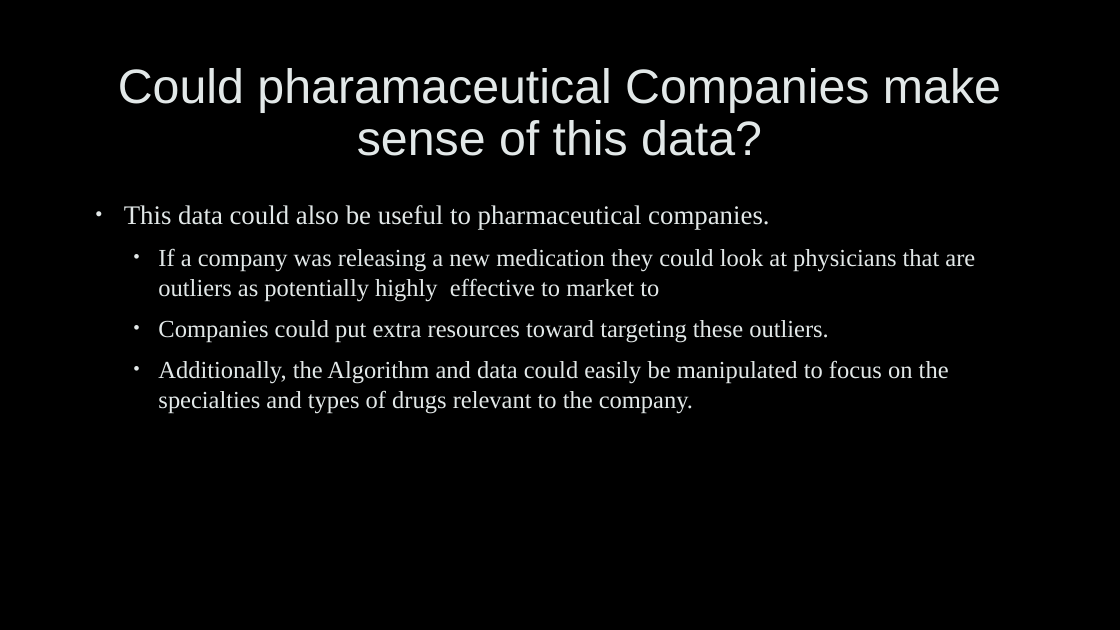
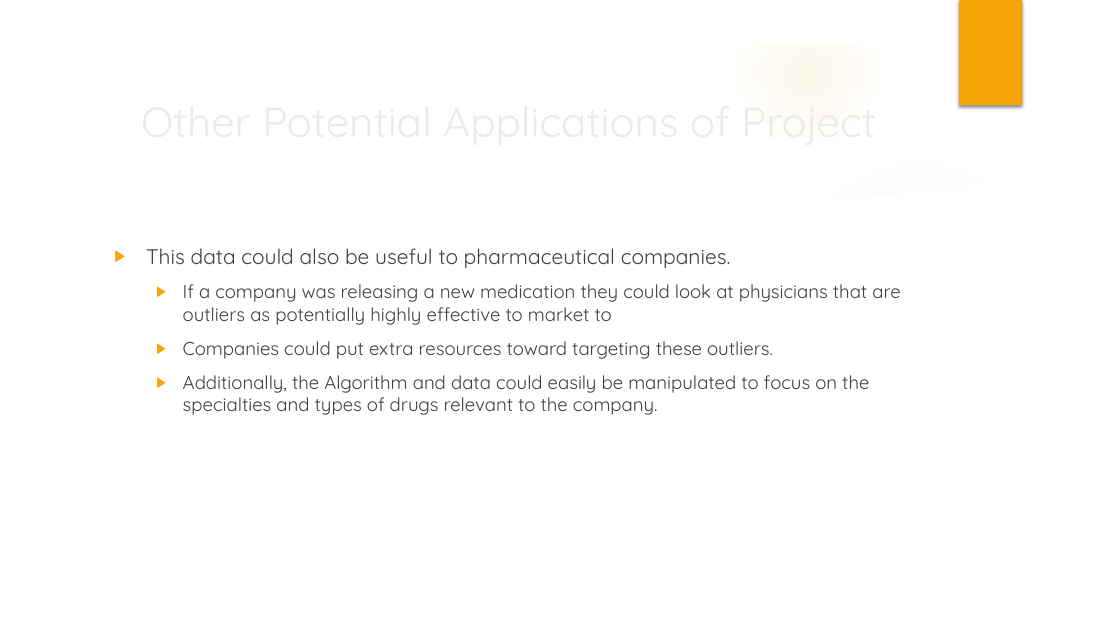
Before and after one commit to spiegelcolorado/Capstone-2-Final, a slide deck: slide 12 of Medicare_Rx_Slides.pptx (slide 11 before the commit). Drawn at 1120x630 pixels with LibreOffice and Linux fonts; fonts in the diff are those of the drawing; background and template pictures are left out. Boxes give left, top, right and bottom in pixels: in the first picture for what was removed or moved away, otherwise in the second. Text is boxed around its words. In the diff, an @@ line names an element or a change of style, - is before the commit and + after.

```diff
--- a/Medicare_Rx_Slides.pptx
+++ b/Medicare_Rx_Slides.pptx
@@ group added at (0, 0, 1120, 630): 6 ellipses, 3 freeform shapes @@
@@ rectangle added at (960, 0, 1023, 105), fill #F5A408 @@
@@ text "This data could also be ...": place and size @@
-text "This data could also be ..." at (124, 205, 975, 413)
+text "This data could also be ..." at (146, 248, 900, 415)
@@ text "This data could also be ..." at (146, 248, 900, 415): size 23 to 18 pt in "This data could also be useful to ..."; font Times New Roman to Quicksand, text colour #E2E8E8 to #404040, letter outline #404040 0.75 pt to none; size 21 to 16 pt in "If a company was releasing a new ...", "Companies could put extra resources toward targeting ...", "Additionally, the Algorithm and data could easily ..."; bullet • to ▶; line spacing 1.1 to 1; bullet colour #E2E8E8 to #F5A408 @@
@@ title at (367, 397, 385, 411): text changed; size 41.4 to 36 pt; font Arial to Quicksand; text colour #E2E8E8 to #EBEBEB @@
-Could pharamaceutical Companies make sense of this data?
+Other Potential Applications of Project
```
Also in this commit, not shown: 7 other slides changed, 4 slides added, 3 slides removed, 2 other files.
